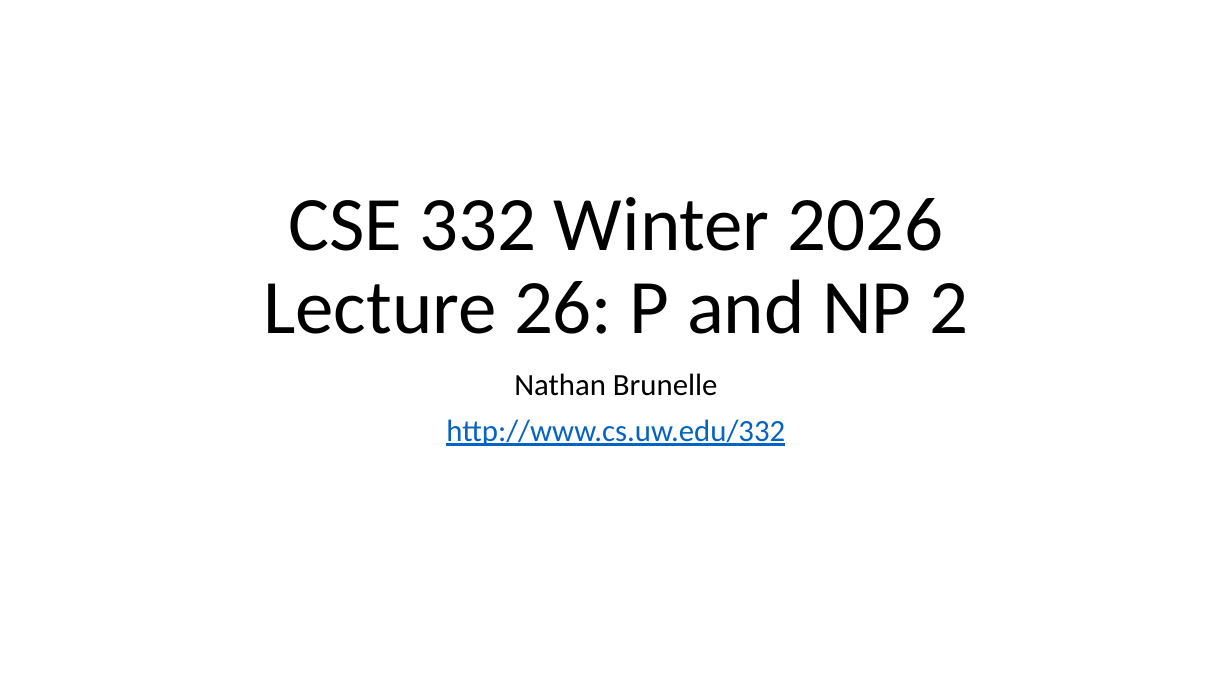
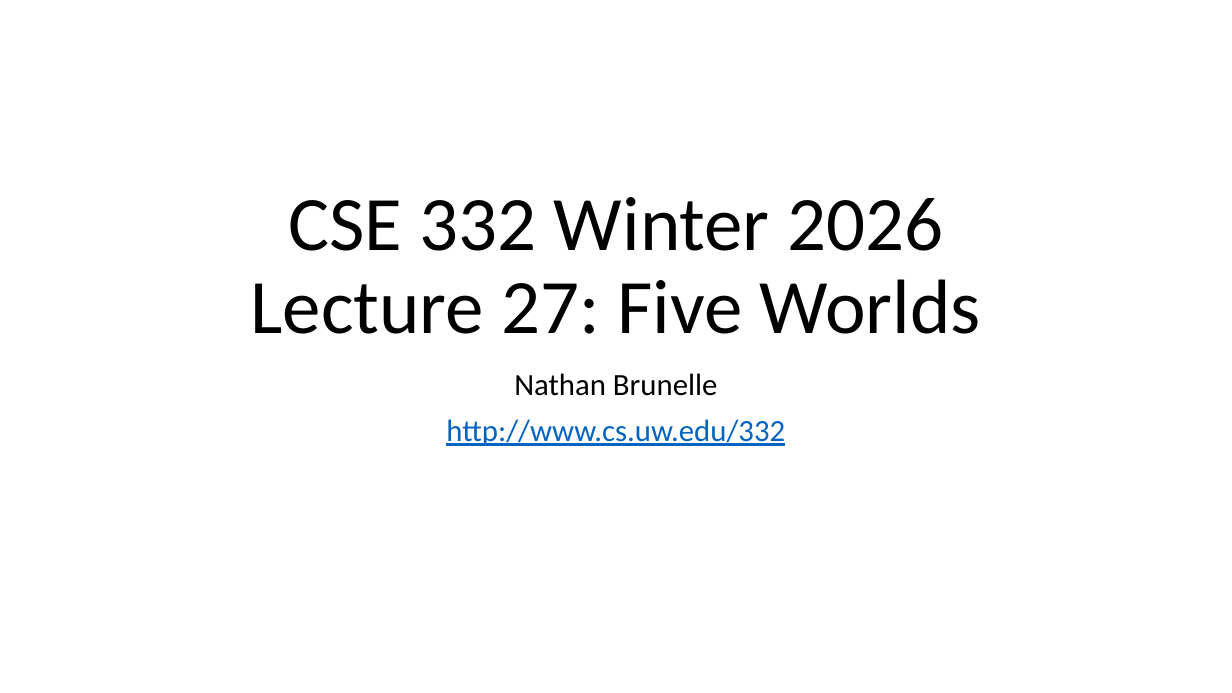
Before and after one commit to natebrunelle/cse332, a slide deck: slide 1 of markdown/files/slides/lecture27_fiveworlds.pptx. Drawn at 1232x693 pixels with LibreOffice and Linux fonts; fonts in the diff are those of the drawing. Boxes give left, top, right and bottom in pixels: in the first picture for what was removed or moved away, otherwise in the second. Text is boxed around its words. In the diff, an @@ line names an element or a change of style, - is before the commit and + after.

```diff
--- a/markdown/files/slides/lecture27_fiveworlds.pptx
+++ b/markdown/files/slides/lecture27_fiveworlds.pptx
@@ title at <box>251,197,981,334</box>: text changed @@
-CSE 332 Winter 2026
-Lecture 26: P and NP 2
+CSE 332 Winter 2026
+Lecture 27: Five Worlds
```
Also in this commit, not shown: 8 other files.
